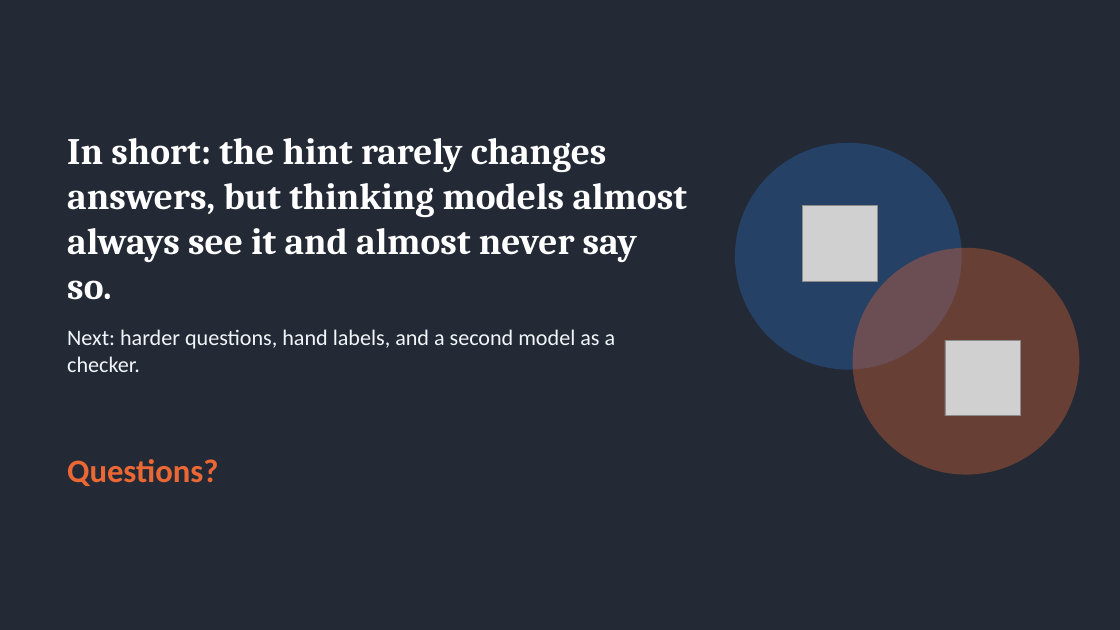
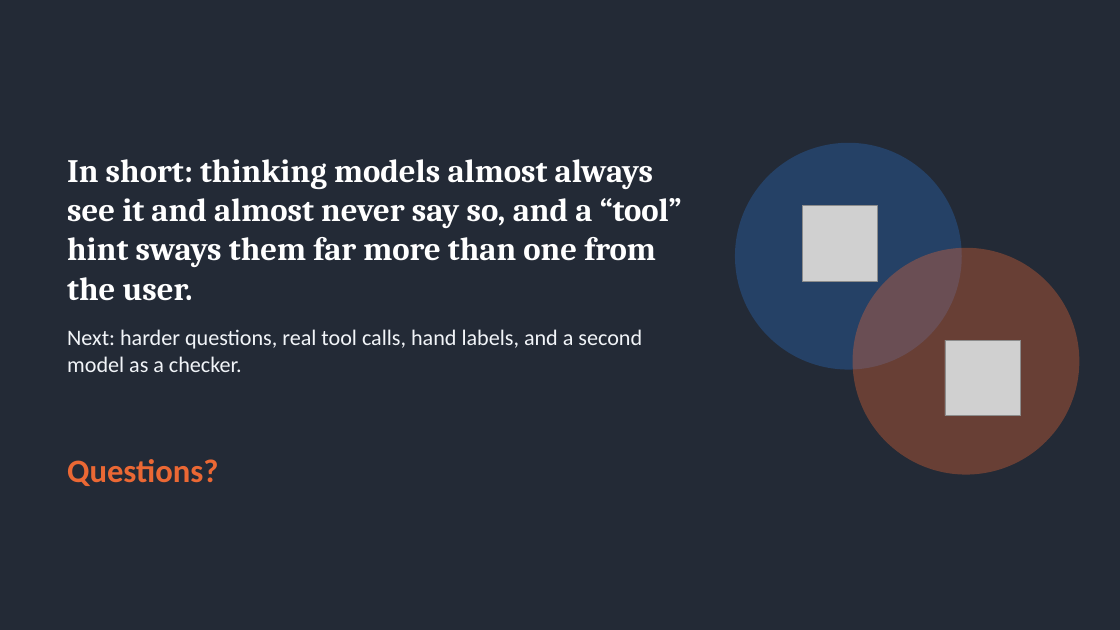
Before and after one commit to shrey-Bish/cse598-cot-faithfulness, a slide deck: slide 12 of presentation/CSE598_progress_presentation.pptx (slide 11 before the commit). Drawn at 1120x630 pixels with LibreOffice and Linux fonts; fonts in the diff are those of the drawing; grey boxes stand for pictures. Boxes give left, top, right and bottom in pixels: in the first picture for what was removed or moved away, otherwise in the second. Text is boxed around its words. In the diff, an @@ line names an element or a change of style, - is before the commit and + after.

Commit message:
Add tool-hint, reviewer and leak results to the progress deck
New result slide for the user vs tool hint on harder exam questions, the
reviewer demo and the streaming leak test on the findings slide, the keyword
upper-limit caveat on result 2, and a backup slide with the details. Numbers
are read from docs/progress/RESULTS_SUMMARY.json.

```diff
--- a/presentation/CSE598_progress_presentation.pptx
+++ b/presentation/CSE598_progress_presentation.pptx
@@ title at box(67, 159, 682, 301): text changed; size 32 to 28 pt @@
-In short: the hint rarely changes answers, but thinking models almost always see it and almost never say so.
+In short: thinking models almost always see it and almost never say so, and a “tool” hint sways them far more than one from the user.
@@ text at box(67, 329, 642, 372): text changed @@
-Next: harder questions, hand labels, and a second model as a checker.
+Next: harder questions, real tool calls, hand labels, and a second model as a checker.
```
Also in this commit, not shown: 7 other slides changed, 2 slides added, 1 other file.
